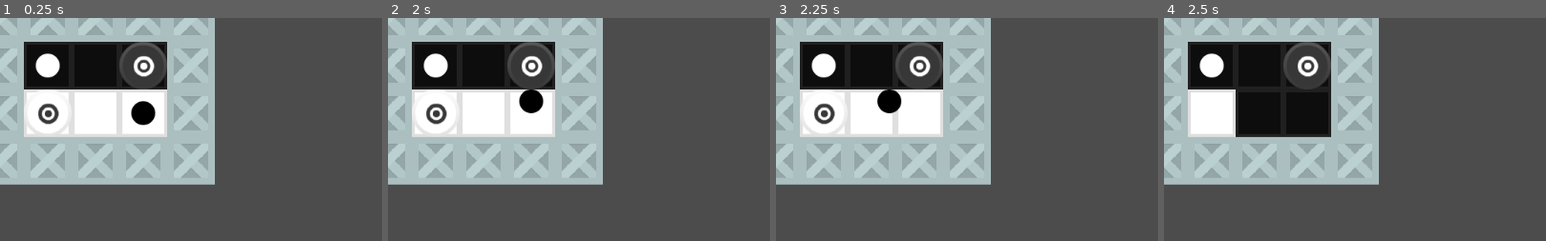
Above: before the commit, frames 1-4 (left to right).
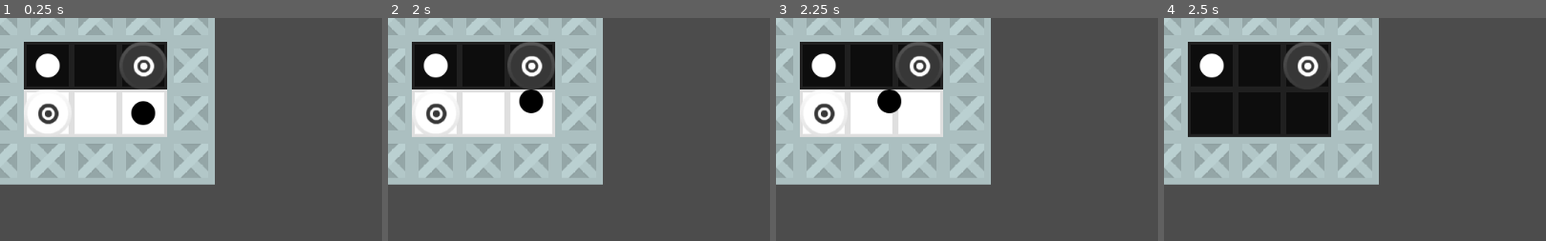
Above: after the commit, the same moments.

Repository: Twinf0x/BlackWhite
Game: Godot game, scene res://Levels/TestLevel.tscn
Same seed, same stepped clock (60 frames per second), same inputs: the game is played once before the commit and once after it.
Inputs:
- Up to frame 1 (0.25 s): no input
- Up to frame 2 (2 s): tap Enter at 0.5 s; hold W (black_up) from 0.53 s (still down); tap Space at 1.25 s
- Up to frame 3 (2.25 s): tap Enter at 2 s; release W (black_up) at 2.03 s; hold A (black_left) from 2.03 s (still down)
- Up to frame 4 (2.5 s): keep holding A (black_left)
The pictures show only the part of the screen within x 0-50%, y 0-50%; the shares and areas given below are measured in that part.

Frames 1-3 are identical in both runs. In frame 4, 2.7% of the frame differs, in the area x 6-19%, y 32-54%.

Commit message:
Added rough version of main menu and victory dialog

Diff:
--- /dev/null
+++ b/BlackWhite/GUI/VictoryDialog.tscn
@@ -0,0 +1,69 @@
+[gd_scene load_steps=2 format=2]
+
+[ext_resource path="res://Scripts/VictoryDialog.gd" type="Script" id=1]
+
+[node name="VictoryDialog" type="PopupDialog"]
+
+anchor_left = 0.5
+anchor_top = 0.5
+anchor_right = 0.5
+anchor_bottom = 0.5
+margin_left = -250.0
+margin_top = -150.0
+margin_right = 250.0
+margin_bottom = 150.0
+rect_pivot_offset = Vector2( 0, 0 )
+rect_clip_content = false
+mouse_filter = 0
+mouse_default_cursor_shape = 0
+size_flags_horizontal = 1
+size_flags_vertical = 1
+popup_exclusive = false
+script = ExtResource( 1 )
+_sections_unfolded = [ "Rect", "Size Flags" ]
+
+[node name="Label" type="Label" parent="." index="0"]
+
+anchor_left = 0.0
+anchor_top = 0.0
+anchor_right = 0.0
+anchor_bottom = 0.0
+margin_right = 500.0
+margin_bottom = 14.0
+rect_pivot_offset = Vector2( 0, 0 )
+rect_clip_content = false
+mouse_filter = 2
+mouse_default_cursor_shape = 0
+size_flags_horizontal = 1
+size_flags_vertical = 4
+text = "You Won!"
+align = 1
+percent_visible = 1.0
+lines_skipped = 0
+max_lines_visible = -1
+
+[node name="Button" type="Button" parent="." index="1"]
+
+anchor_left = 0.5
+anchor_top = 0.5
+anchor_right = 0.5
+anchor_bottom = 0.5
+margin_left = -250.0
+margin_top = -10.0
+margin_right = 250.0
+margin_bottom = 10.0
+rect_pivot_offset = Vector2( 0, 0 )
+rect_clip_content = false
+focus_mode = 2
+mouse_filter = 0
+mouse_default_cursor_shape = 0
+size_flags_horizontal = 1
+size_flags_vertical = 1
+toggle_mode = false
+enabled_focus_mode = 2
+shortcut = null
+group = null
+text = "Menu"
+flat = false
+align = 1
+_sections_unfolded = [ "Rect" ]
--- /dev/null
+++ b/BlackWhite/Levels/MainMenu.tscn
@@ -0,0 +1,90 @@
+[gd_scene load_steps=2 format=2]
+
+[ext_resource path="res://Scripts/MainMenu.gd" type="Script" id=1]
+
+[node name="MainMenu" type="MarginContainer"]
+
+anchor_left = 0.0
+anchor_top = 0.0
+anchor_right = 1.0
+anchor_bottom = 1.0
+margin_left = 37.0
+margin_right = 37.0
+rect_pivot_offset = Vector2( 0, 0 )
+rect_clip_content = false
+mouse_filter = 0
+mouse_default_cursor_shape = 0
+size_flags_horizontal = 1
+size_flags_vertical = 1
+custom_constants/margin_right = 100
+custom_constants/margin_top = 80
+custom_constants/margin_left = 100
+custom_constants/margin_bottom = 80
+script = ExtResource( 1 )
+_sections_unfolded = [ "custom_constants" ]
+
+[node name="VBoxContainer" type="VBoxContainer" parent="." index="0"]
+
+anchor_left = 0.0
+anchor_top = 0.0
+anchor_right = 0.0
+anchor_bottom = 0.0
+margin_left = 100.0
+margin_top = 80.0
+margin_right = 924.0
+margin_bottom = 520.0
+rect_pivot_offset = Vector2( 0, 0 )
+rect_clip_content = false
+mouse_filter = 1
+mouse_default_cursor_shape = 0
+size_flags_horizontal = 1
+size_flags_vertical = 1
+alignment = 1
+
+[node name="Label" type="Label" parent="VBoxContainer" index="0"]
+
+anchor_left = 0.0
+anchor_top = 0.0
+anchor_right = 0.0
+anchor_bottom = 0.0
+margin_top = 201.0
+margin_right = 824.0
+margin_bottom = 215.0
+rect_pivot_offset = Vector2( 0, 0 )
+rect_clip_content = false
+mouse_filter = 2
+mouse_default_cursor_shape = 0
+size_flags_horizontal = 1
+size_flags_vertical = 4
+text = "Black and White"
+align = 1
+valign = 1
+percent_visible = 1.0
+lines_skipped = 0
+max_lines_visible = -1
+_sections_unfolded = [ "custom_constants" ]
+
+[node name="Button" type="Button" parent="VBoxContainer" index="1"]
+
+anchor_left = 0.0
+anchor_top = 0.0
+anchor_right = 0.0
+anchor_bottom = 0.0
+margin_top = 219.0
+margin_right = 824.0
+margin_bottom = 239.0
+rect_pivot_offset = Vector2( 0, 0 )
+rect_clip_content = false
+focus_mode = 2
+mouse_filter = 0
+mouse_default_cursor_shape = 0
+size_flags_horizontal = 1
+size_flags_vertical = 1
+toggle_mode = false
+enabled_focus_mode = 2
+shortcut = null
+group = null
+text = "Play!"
+flat = false
+align = 1
+_sections_unfolded = [ "Anchor", "Rect" ]
--- a/BlackWhite/Levels/TestLevel.tscn
+++ b/BlackWhite/Levels/TestLevel.tscn
@@ -11,3 +11,18 @@
 [node name="Goals" type="Node2D" parent="." index="1"]
 
 [node name="Players" type="Node2D" parent="." index="2"]
+
+[node name="GUI" type="Control" parent="." index="3"]
+
+anchor_left = 0.0
+anchor_top = 0.0
+anchor_right = 0.0
+anchor_bottom = 0.0
+margin_right = 40.0
+margin_bottom = 40.0
+rect_pivot_offset = Vector2( 0, 0 )
+rect_clip_content = false
+mouse_filter = 0
+mouse_default_cursor_shape = 0
+size_flags_horizontal = 1
+size_flags_vertical = 1
--- a/BlackWhite/Scripts/LevelManager.gd
+++ b/BlackWhite/Scripts/LevelManager.gd
@@ -5,10 +5,12 @@
 var goal_scene = preload("res://GameObjects/Goal.tscn")
 var black_player_scene = preload("res://GameObjects/BlackPlayer.tscn")
 var white_player_scene = preload("res://GameObjects/WhitePlayer.tscn")
+var victory_popup_scene = preload("res://GUI/VictoryDialog.tscn")
 
 onready var block_parent = get_node("Blocks")
 onready var goal_parent = get_node("Goals")
 onready var player_parent = get_node("Players")
+onready var gui_parent = get_node("GUI")
 
 var current_goals = {}
 
@@ -29,6 +31,9 @@
 	win()
 
 func win():
+	var dialog = victory_popup_scene.instance()
+	gui_parent.add_child(dialog)
+	dialog.popup()
 	print("You won!")
 
 func setup_test_level():
--- /dev/null
+++ b/BlackWhite/Scripts/MainMenu.gd
@@ -0,0 +1,7 @@
+extends MarginContainer
+
+func _ready():
+	get_node("VBoxContainer/Button").connect("button_up", self, "load_test")
+
+func load_test():
+	get_tree().change_scene("res://Levels/TestLevel.tscn")
--- /dev/null
+++ b/BlackWhite/Scripts/VictoryDialog.gd
@@ -0,0 +1,7 @@
+extends PopupDialog
+
+func _ready():
+	get_node("Button").connect("button_up", self, "load_menu")
+
+func load_menu():
+	get_tree().change_scene("res://Levels/MainMenu.tscn")
